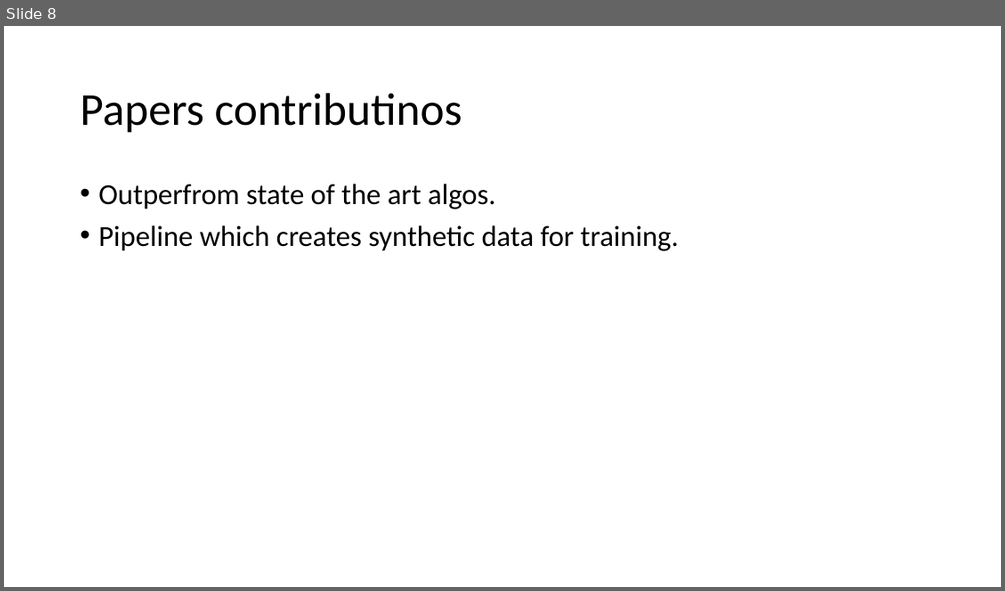
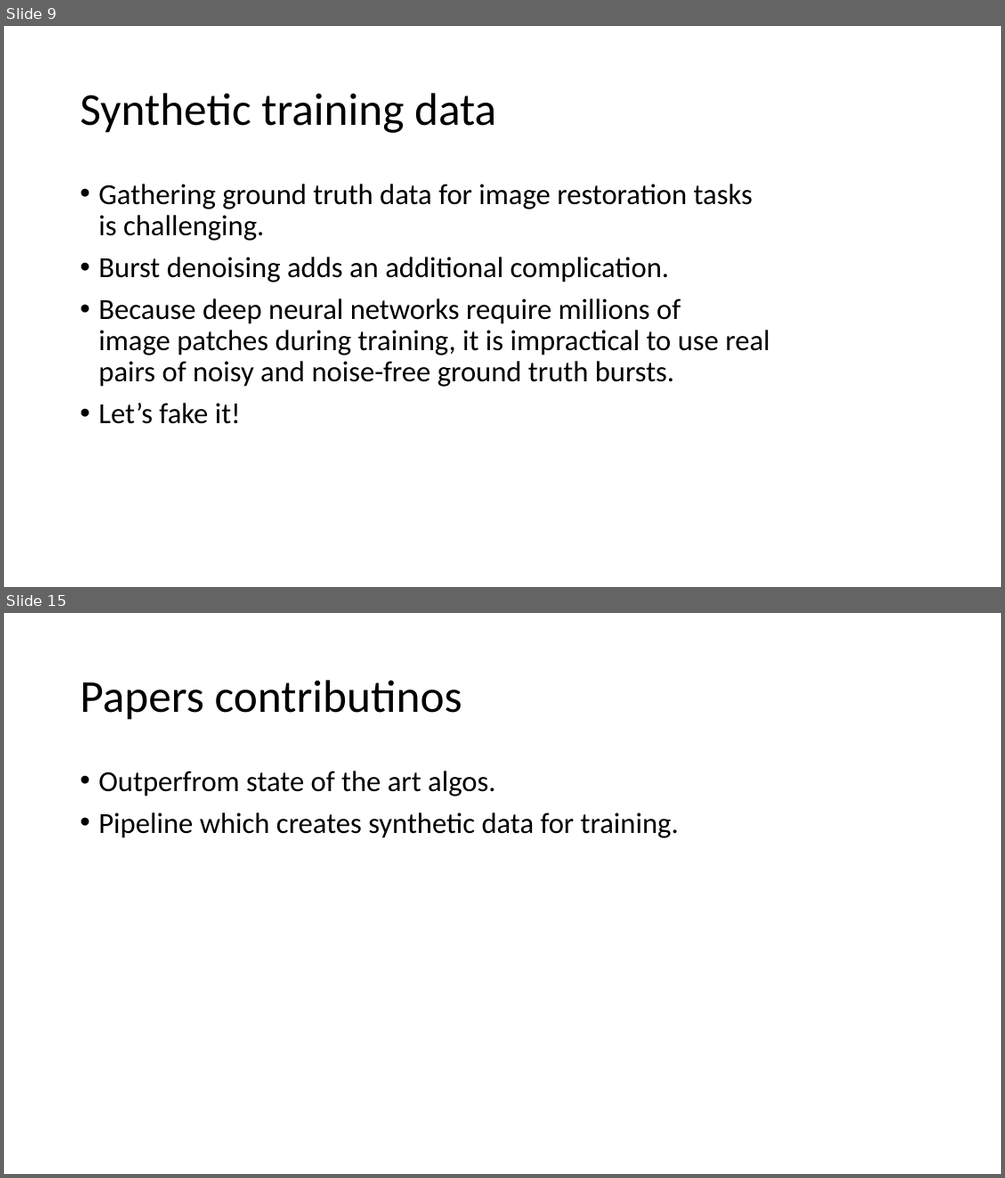
Before and after one commit to zhanglijian/DIP_Project, a slide deck: Burst Denoising with Kernel Prediction Networks.pptx. Shown one above the other, each under a label of ours: slide 8 before the commit, slides 9 and 15 after it; the slides between them are not shown. The pictures are 1005x591 and 1005x1178 pixels, drawn with LibreOffice and Linux fonts; fonts in the diff are those of the drawing. Boxes give left, top, right and bottom in pixels: in the first picture for what was removed or moved away, otherwise in the second. Text is boxed around its words. In the diff, an @@ line names an element or a change of style, - is before the commit and + after.

```diff
--- a/Burst Denoising with Kernel Prediction Networks.pptx
+++ b/Burst Denoising with Kernel Prediction Networks.pptx
@@ slide 9 added at (x1=4, y1=26, x2=1001, y2=587), background #FFFFFF @@
@@ title added at (x1=80, y1=93, x2=496, y2=133), 44 pt, text #000000 @@
+Synthetic training data
@@ text added at (x1=98, y1=184, x2=769, y2=424), 28 pt, text #000000 @@
+• Gathering ground truth data for image restoration tasks
+  is challenging.
+• Burst denoising adds an additional complication.
+• Because deep neural networks require millions of
+  image patches during training, it is impractical to use real
+  pairs of noisy and noise-free ground truth bursts.
+• Let’s fake it!
@@ what was slide 8 is now slide 15 @@
```
Also in this commit, not shown: 1 slide changed, 6 other slides added.
